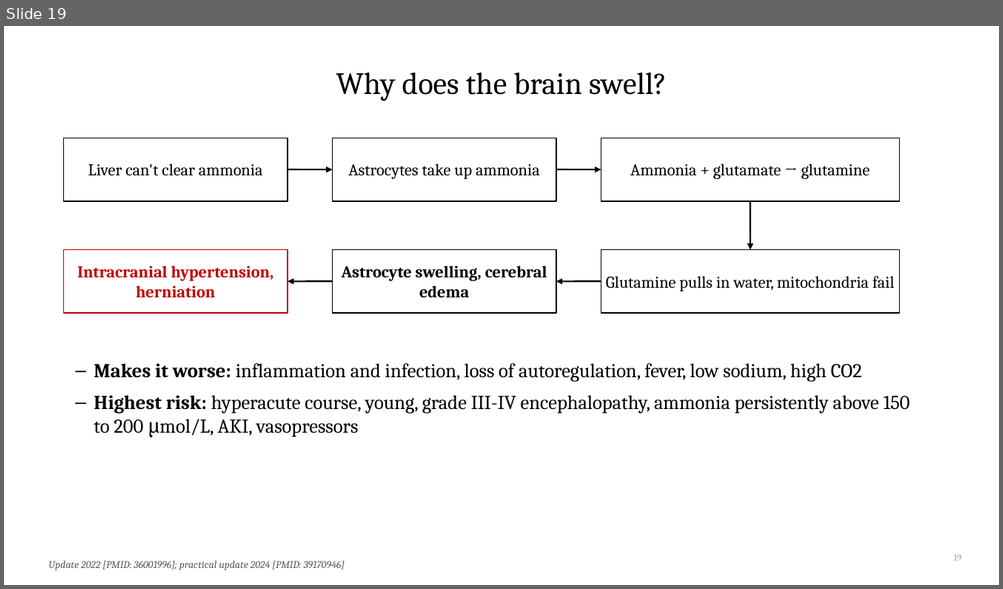
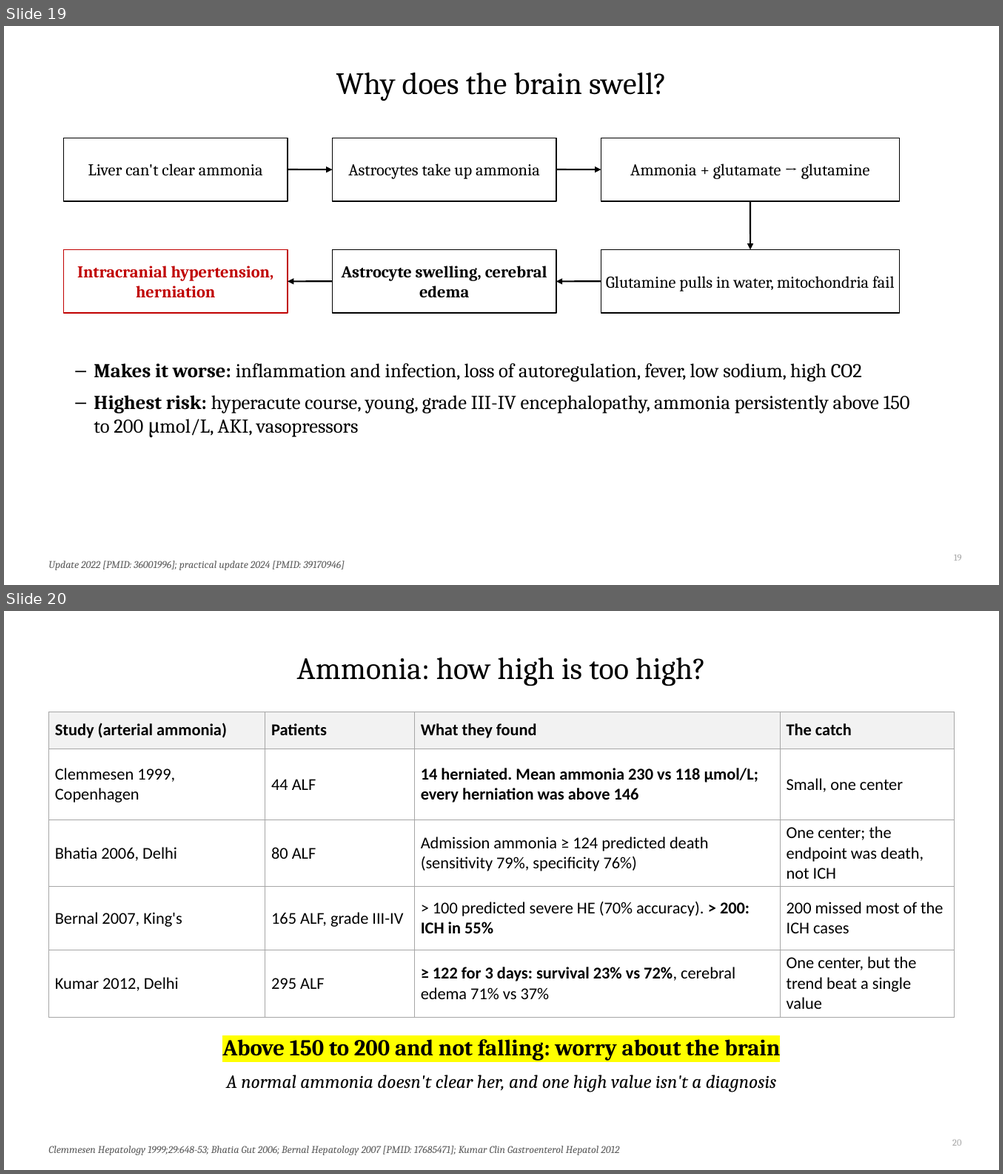
Before and after one commit to qaddodi/mohammad-almeqdadi-lectures, a slide deck: lectures/acute-liver-failure-aclf-in-icu/ALF and ACLF in the ICU.pptx. Shown one above the other, each under a label of ours: slide 19 before the commit, slides 19 and 20 after it. The pictures are 1003x589 and 1003x1174 pixels, drawn with LibreOffice and Linux fonts; fonts in the diff are those of the drawing. Boxes give left, top, right and bottom in pixels: in the first picture for what was removed or moved away, otherwise in the second. Text is boxed around its words. In the diff, an @@ line names an element or a change of style, - is before the commit and + after.

```diff
--- a/lectures/acute-liver-failure-aclf-in-icu/ALF and ACLF in the ICU.pptx
+++ b/lectures/acute-liver-failure-aclf-in-icu/ALF and ACLF in the ICU.pptx
@@ slide 20 added at (4, 611, 999, 1170), background #FFFFFF @@
@@ title added at (297, 657, 706, 686), 30 pt, text #000000 @@
+Ammonia: how high is too high?
@@ table added at (48, 712, 954, 1012), 5 rows, 4 columns @@
+Study (arterial ammonia) | Patients | What they found | The catch
+Clemmesen 1999, Copenhagen | 44 ALF | 14 herniated. Mean ammonia 230 vs 118 μmol/L; every herniation was above 146 | Small, one center
+Bhatia 2006, Delhi | 80 ALF | Admission ammonia ≥ 124 predicted death (sensitivity 79%, specificity 76%) | One center; the endpoint was death, not ICH
+Bernal 2007, King's | 165 ALF, grade III-IV | > 100 predicted severe HE (70% accuracy). > 200: ICH in 55% | 200 missed most of the ICH cases
+Kumar 2012, Delhi | 295 ALF | ≥ 122 for 3 days: survival 23% vs 72%, cerebral edema 71% vs 37% | One center, but the trend beat a single value
@@ text added at (222, 1039, 780, 1061), 22 pt, text #000000, bold @@
+Above 150 to 200 and not falling: worry about the brain
@@ text added at (226, 1075, 776, 1093), 18 pt, text #000000, italic @@
+A normal ammonia doesn't clear her, and one high value isn't a diagnosis
@@ page number added at (952, 1140, 961, 1146), 9 pt, text #A6A6A6 @@
+20
@@ text added at (48, 1146, 619, 1156), 10 pt, text #595959, italic @@
+Clemmesen Hepatology 1999;29:648-53; Bhatia Gut 2006; Bernal Hepatology 2007 [PMID: 17685471]; Kumar Clin Gastroenterol Hepatol 2012
```
Also in this commit, not shown: 3 slides changed, 2 other files.
